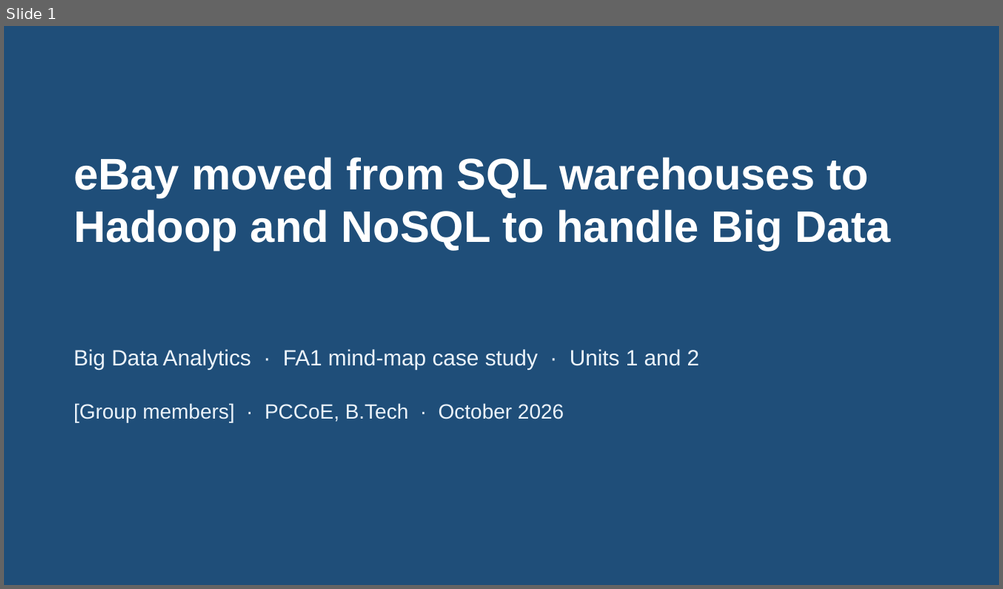
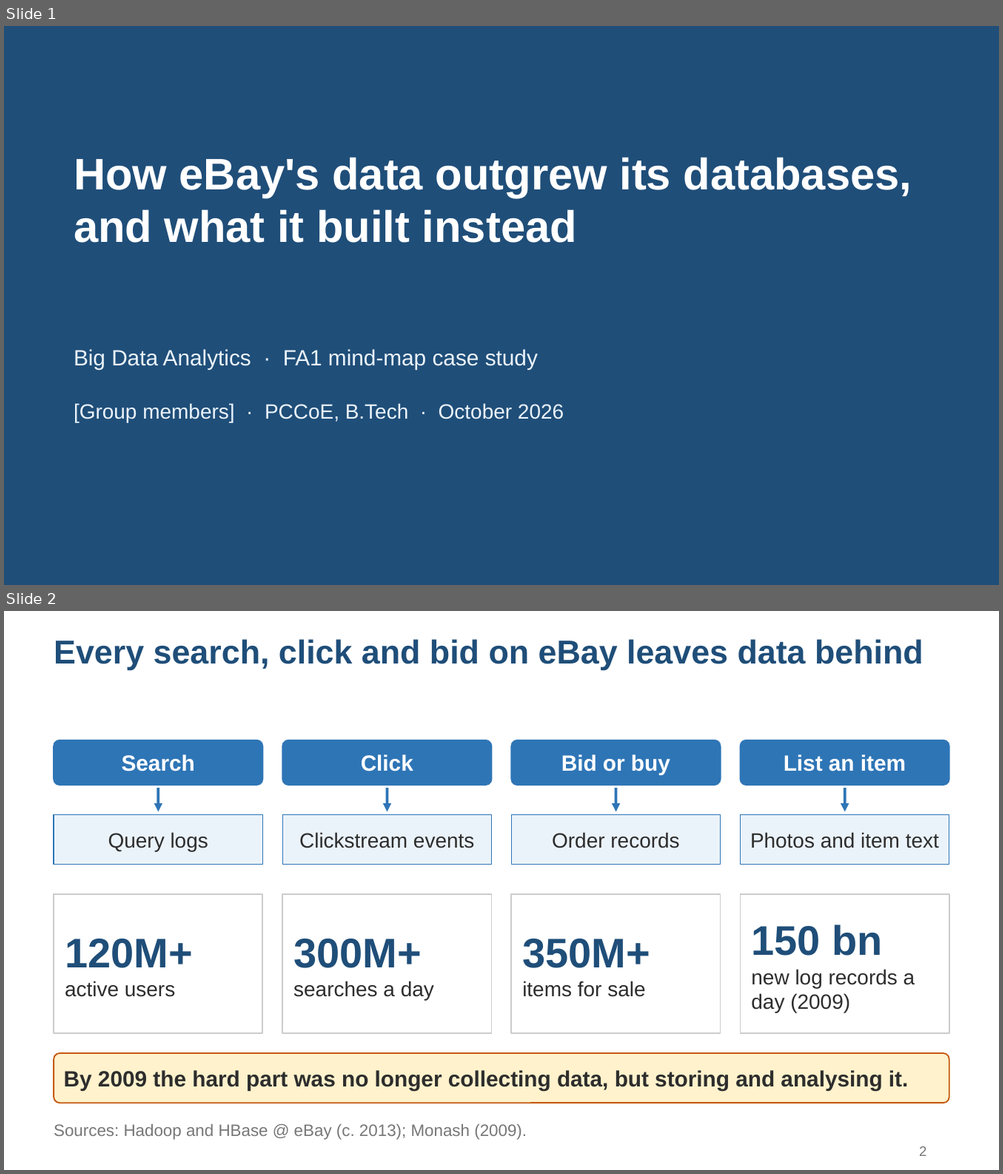
Before and after one commit to msk1039/ebay-bda, a slide deck: ebay-bigdata-fa1.pptx. Shown one above the other, each under a label of ours: slide 1 before the commit, slides 1 and 2 after it. The pictures are 1003x589 and 1003x1174 pixels, drawn with LibreOffice and Linux fonts; fonts in the diff are those of the drawing. Boxes give left, top, right and bottom in pixels: in the first picture for what was removed or moved away, otherwise in the second. Text is boxed around its words. In the diff, an @@ line names an element or a change of style, - is before the commit and + after.

```diff
--- a/ebay-bigdata-fa1.pptx
+++ b/ebay-bigdata-fa1.pptx
@@ slide 2 added at box(4, 611, 999, 1170), background #FFFFFF @@
@@ title added at box(54, 639, 923, 670), 24 pt, text #1F4E79, bold @@
+Every search, click and bid on eBay leaves data behind
@@ rounded rectangle added at box(54, 741, 262, 785), fill #2E75B6, outline #2E75B6 1 pt, 16 pt, text #FFFFFF, bold @@
+Search
@@ rounded rectangle added at box(282, 741, 492, 785), fill #2E75B6, outline #2E75B6 1 pt, 16 pt, text #FFFFFF, bold @@
+Click
@@ rounded rectangle added at box(511, 741, 720, 785), fill #2E75B6, outline #2E75B6 1 pt, 16 pt, text #FFFFFF, bold @@
+Bid or buy
@@ rounded rectangle added at box(740, 741, 949, 785), fill #2E75B6, outline #2E75B6 1 pt, 16 pt, text #FFFFFF, bold @@
+List an item
@@ arrow added from (158, 788) to (158, 812), #2E75B6 2 pt @@
@@ arrow added from (387, 788) to (387, 812), #2E75B6 2 pt @@
@@ arrow added from (616, 788) to (616, 812), #2E75B6 2 pt @@
@@ arrow added from (845, 788) to (845, 812), #2E75B6 2 pt @@
@@ rectangle added at box(54, 815, 262, 865), fill #EBF3FA, outline #2E75B6 0.75 pt, 15 pt, text #2D2D2D @@
+Query logs
@@ rectangle added at box(282, 815, 492, 865), fill #EBF3FA, outline #2E75B6 0.75 pt, 15 pt, text #2D2D2D @@
+Clickstream events
@@ rectangle added at box(511, 815, 720, 865), fill #EBF3FA, outline #2E75B6 0.75 pt, 15 pt, text #2D2D2D @@
+Order records
@@ rectangle added at box(740, 815, 949, 865), fill #EBF3FA, outline #2E75B6 0.75 pt, 15 pt, text #2D2D2D @@
+Photos and item text
@@ rectangle added at box(54, 894, 262, 1034), fill #FFFFFF, outline #CCCCCC 1 pt, 15 pt, text #2D2D2D @@
+120M+
+active users
@@ rectangle added at box(282, 894, 492, 1034), fill #FFFFFF, outline #CCCCCC 1 pt, 15 pt, text #2D2D2D @@
+300M+
+searches a day
@@ rectangle added at box(511, 894, 720, 1034), fill #FFFFFF, outline #CCCCCC 1 pt, 15 pt, text #2D2D2D @@
+350M+
+items for sale
@@ rectangle added at box(740, 894, 949, 1034), fill #FFFFFF, outline #CCCCCC 1 pt, 15 pt, text #2D2D2D @@
+150 bn
+new log records a day (2009)
@@ rounded rectangle added at box(54, 1054, 949, 1103), fill #FFF2CC, outline #C55A11 1 pt, 16 pt, text #2D2D2D, bold @@
+By 2009 the hard part was no longer collecting data, but storing and analysing it.
@@ text added at box(54, 1125, 526, 1140), 12 pt, text #777777 @@
+Sources: Hadoop and HBase @ eBay (c. 2013); Monash (2009).
@@ page number added at box(919, 1147, 926, 1156), 10 pt, text #777777 @@
+2
@@ slide 1 changed as well @@
@@ title at box(74, 157, 912, 243): text changed @@
-eBay moved from SQL warehouses to Hadoop and NoSQL to handle Big Data
+How eBay's data outgrew its databases, and what it built instead
@@ text at box(74, 349, 538, 370): text changed @@
-Big Data Analytics · FA1 mind-map case study · Units 1 and 2
+Big Data Analytics · FA1 mind-map case study
```
Also in this commit, not shown: 5 other slides changed, 8 other slides added, 4 slides removed, 3 other files.
